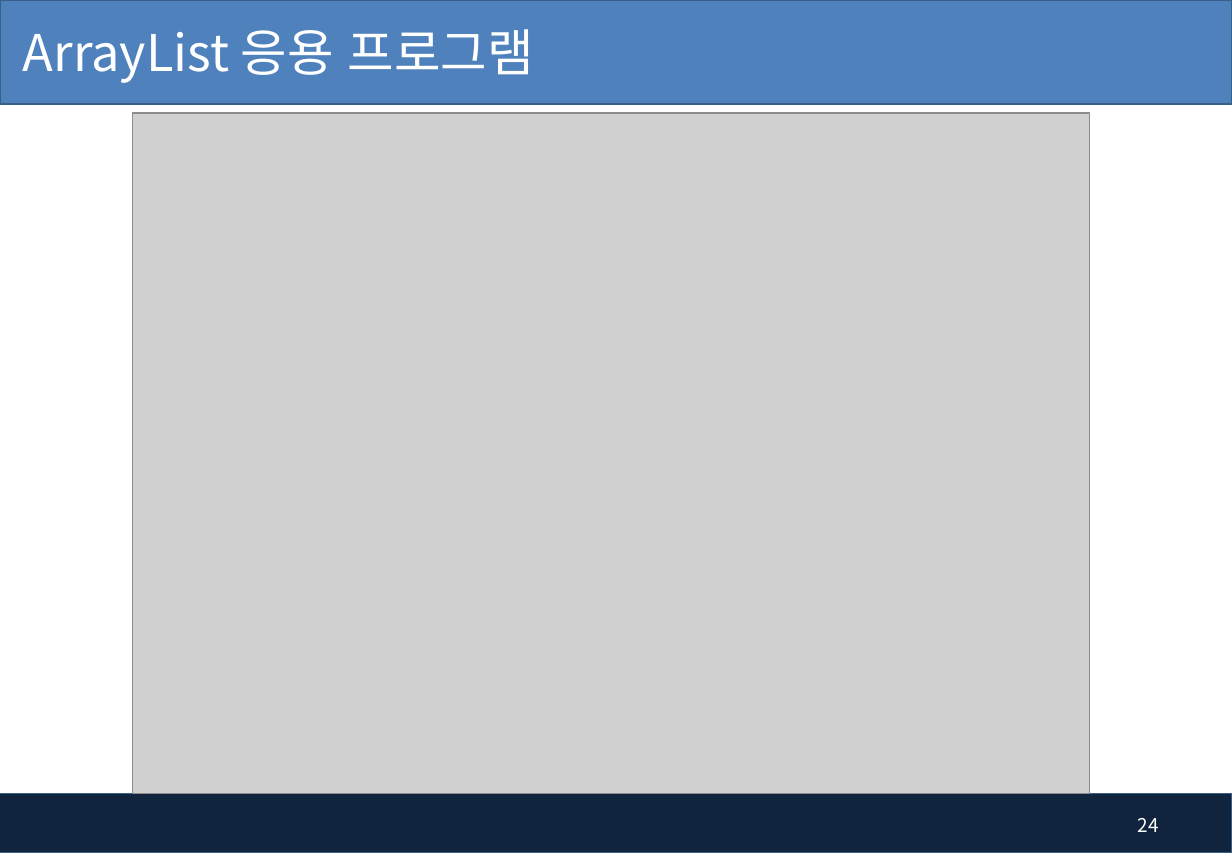
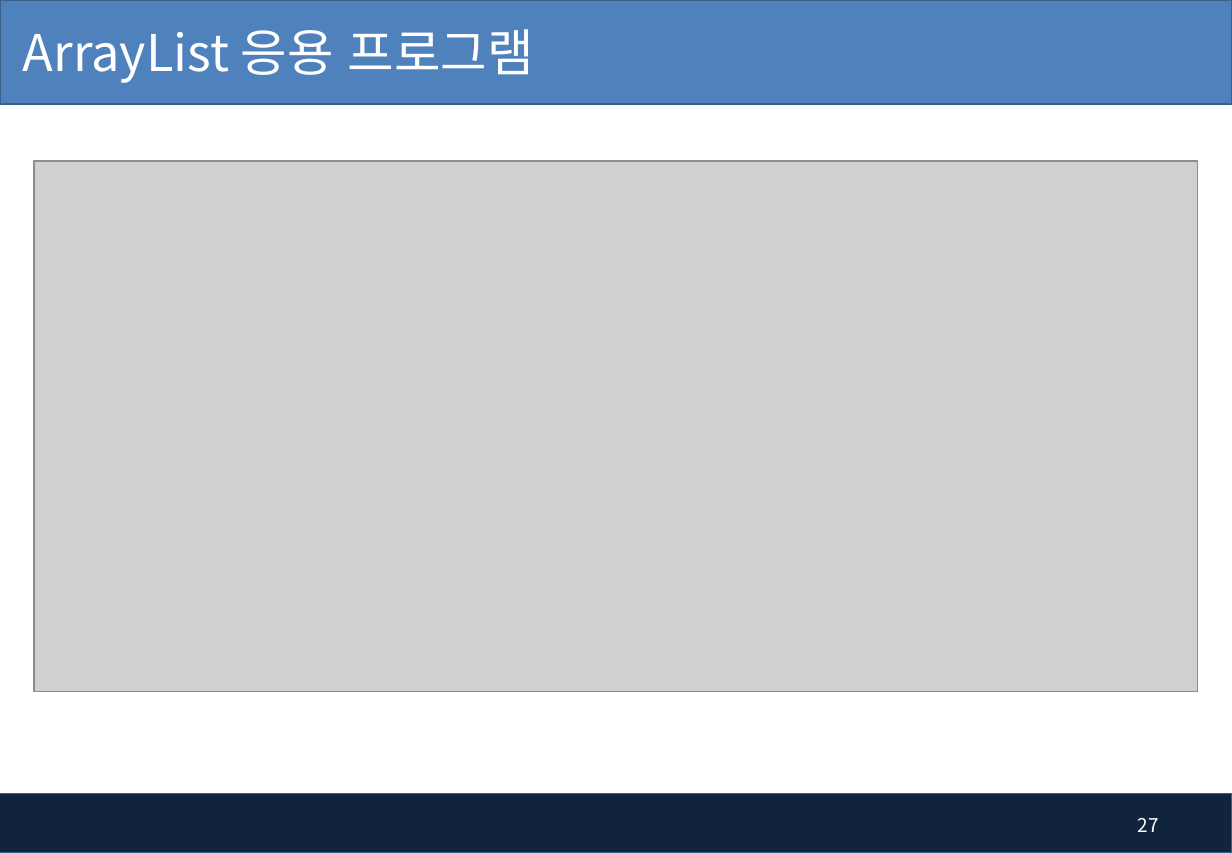
Before and after one commit to pshho/ngreen_project, a slide deck: slide 27 of javaWorks/자료/java_ppt/7장. 배열 객체와 ArrayList.pptx (slide 24 before the commit). Drawn at 1232x853 pixels with LibreOffice and Linux fonts; fonts in the diff are those of the drawing; grey boxes stand for pictures; background and template pictures are left out. Boxes give left, top, right and bottom in pixels: in the first picture for what was removed or moved away, otherwise in the second. Text is boxed around its words. In the diff, an @@ line names an element or a change of style, - is before the commit and + after.

```diff
--- a/javaWorks/자료/java_ppt/7장. 배열 객체와 ArrayList.pptx
+++ b/javaWorks/자료/java_ppt/7장. 배열 객체와 ArrayList.pptx
@@ picture: place and size @@
-picture at [132, 113, 1090, 793]
+picture at [34, 162, 1198, 693]
@@ page number at [1138, 818, 1159, 832]: text changed @@
-24
+27
```
Also in this commit, not shown: 8 other slides changed, 3 slides added, 24 other files.
